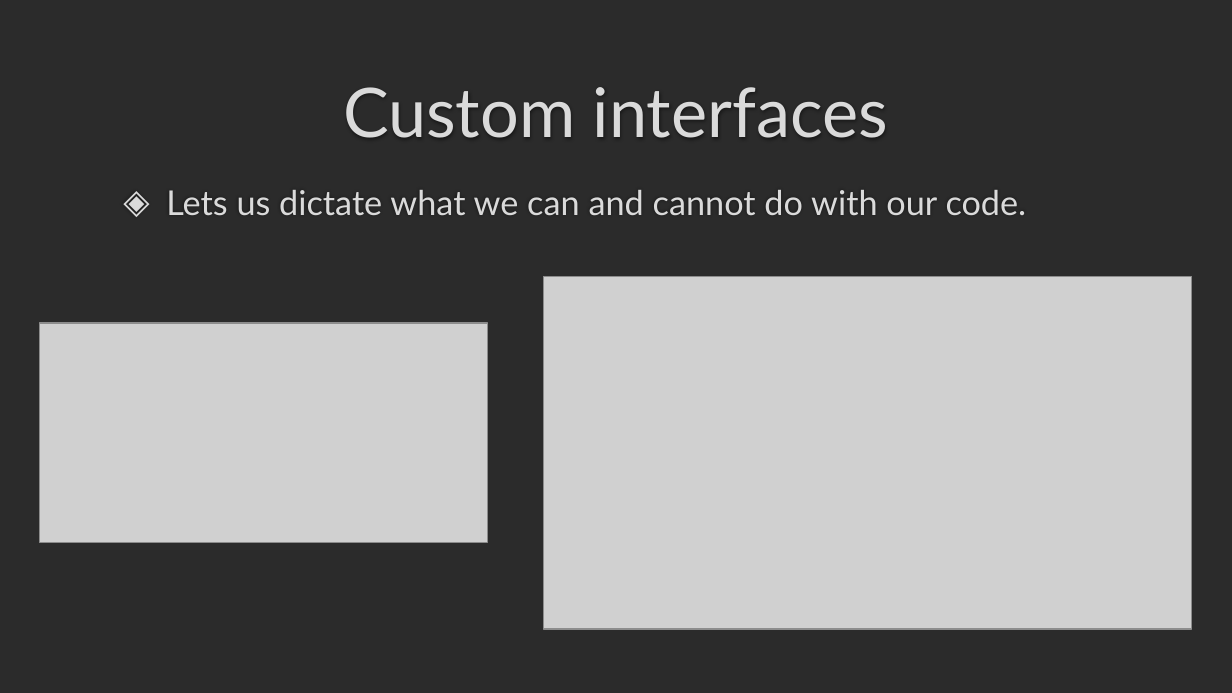
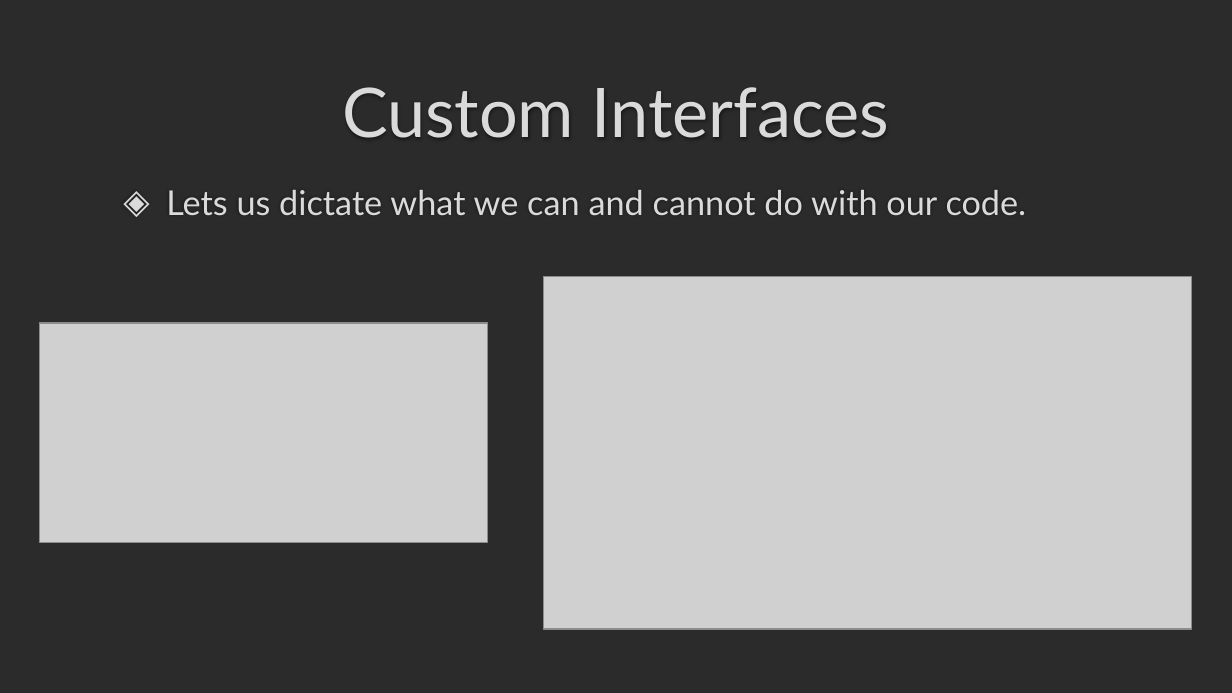
Before and after one commit to darrare/CS-3020, a slide deck: slide 19 of Documents/Powerpoints/4.0 Generic Classes and Interfaces.pptx (slide 11 before the commit). Drawn at 1232x693 pixels with LibreOffice and Linux fonts; fonts in the diff are those of the drawing; grey boxes stand for pictures; background and template pictures are left out; a plain dark background stands for a picture behind light text. Boxes give left, top, right and bottom in pixels: in the first picture for what was removed or moved away, otherwise in the second. Text is boxed around its words. In the diff, an @@ line names an element or a change of style, - is before the commit and + after.

```diff
--- a/Documents/Powerpoints/4.0 Generic Classes and Interfaces.pptx
+++ b/Documents/Powerpoints/4.0 Generic Classes and Interfaces.pptx
@@ title at [342, 87, 889, 138]: text changed @@
-Custom interfaces
+Custom Interfaces
```
Also in this commit, not shown: 1 other slide changed, 8 slides added, 2 slides removed, 1 other file.
